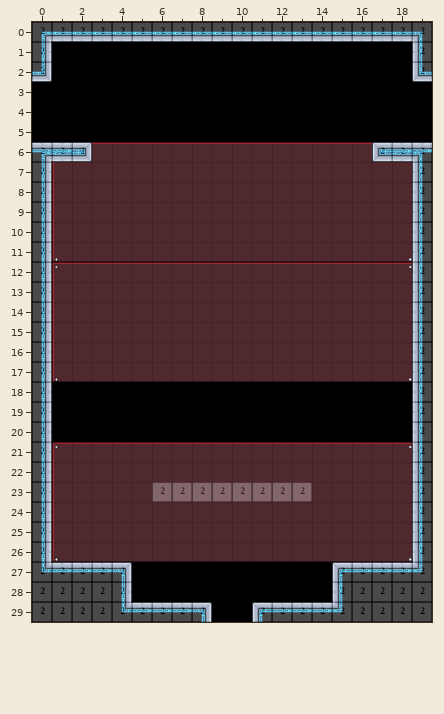
Tiled map -- assets/data/levels/Engineering - Freight Elevator.tmx. Above: the version before the commit.
Cells are 32x32 px. Shown: x 0..19, y 0..29.
After the commit:
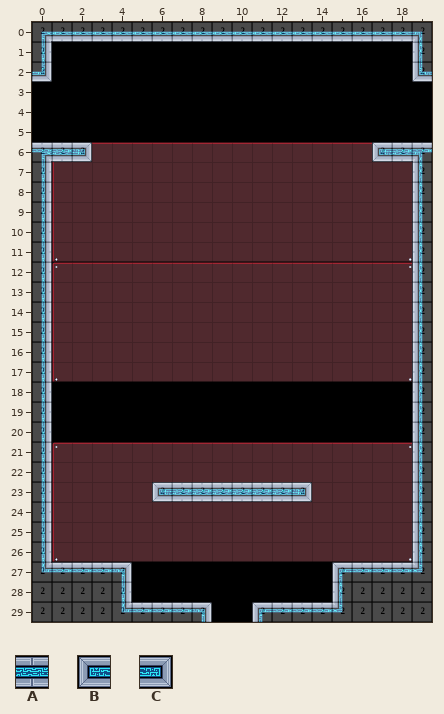
Key: from "shipTileset": A 59, B 76, C 78.
_ is an empty cell.
Edits made:
Layer "mg":
y 23: x 6..13 ________ -> BAAAAAAC
Changed places in both pictures, as pixel boxes (x1, y1, x2, y2):
added: (152, 482, 312, 502)
